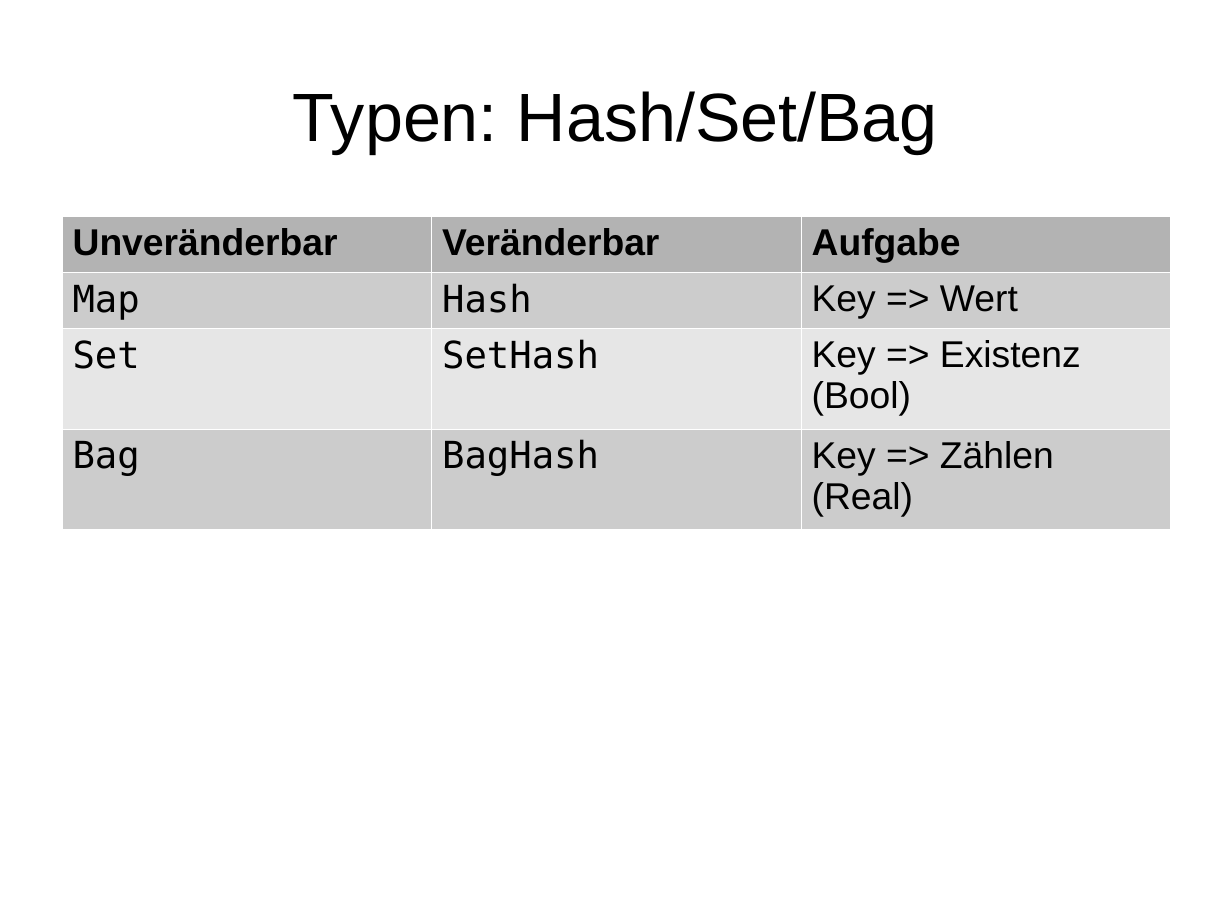
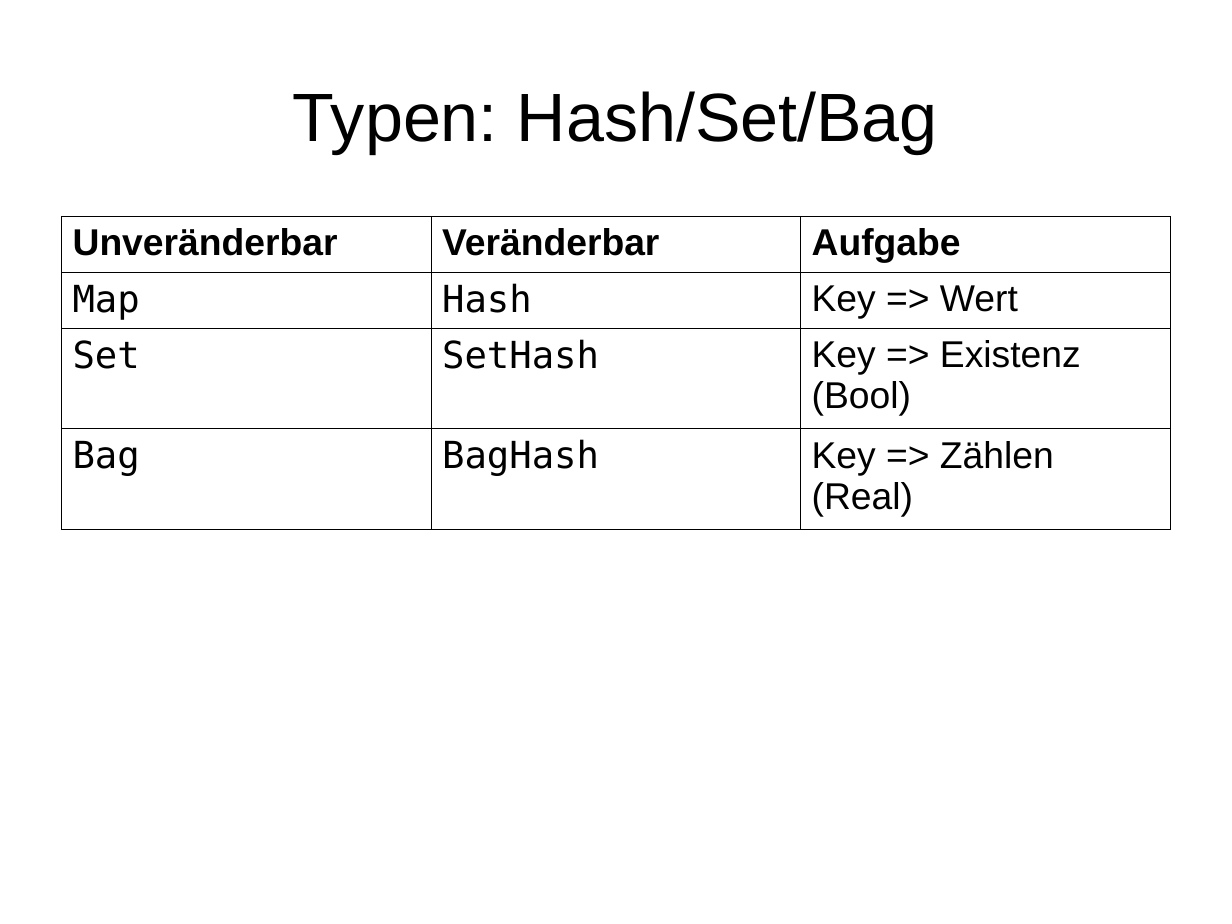
Before and after one commit to moritz/perl6-training-de, a slide deck: slide 37 of schulung.odp. Drawn at 1232x924 pixels with LibreOffice and Linux fonts; fonts in the diff are those of the drawing. Boxes give left, top, right and bottom in pixels: in the first picture for what was removed or moved away, otherwise in the second. Text is boxed around its words. In the diff, an @@ line names an element or a change of style, - is before the commit and + after.

```diff
--- a/schulung.odp
+++ b/schulung.odp
@@ table at [61, 216, 1172, 521] @@
@@ fill #B3B3B3 to none in row 1 @@
@@ fill #CCCCCC to none in 6 cells @@
@@ fill #E6E6E6 to none in row 3 @@
@@ borders changed @@
```
Also in this commit, not shown: 5 other slides changed, 21 slides added, 1 slide removed, 11 other files.
